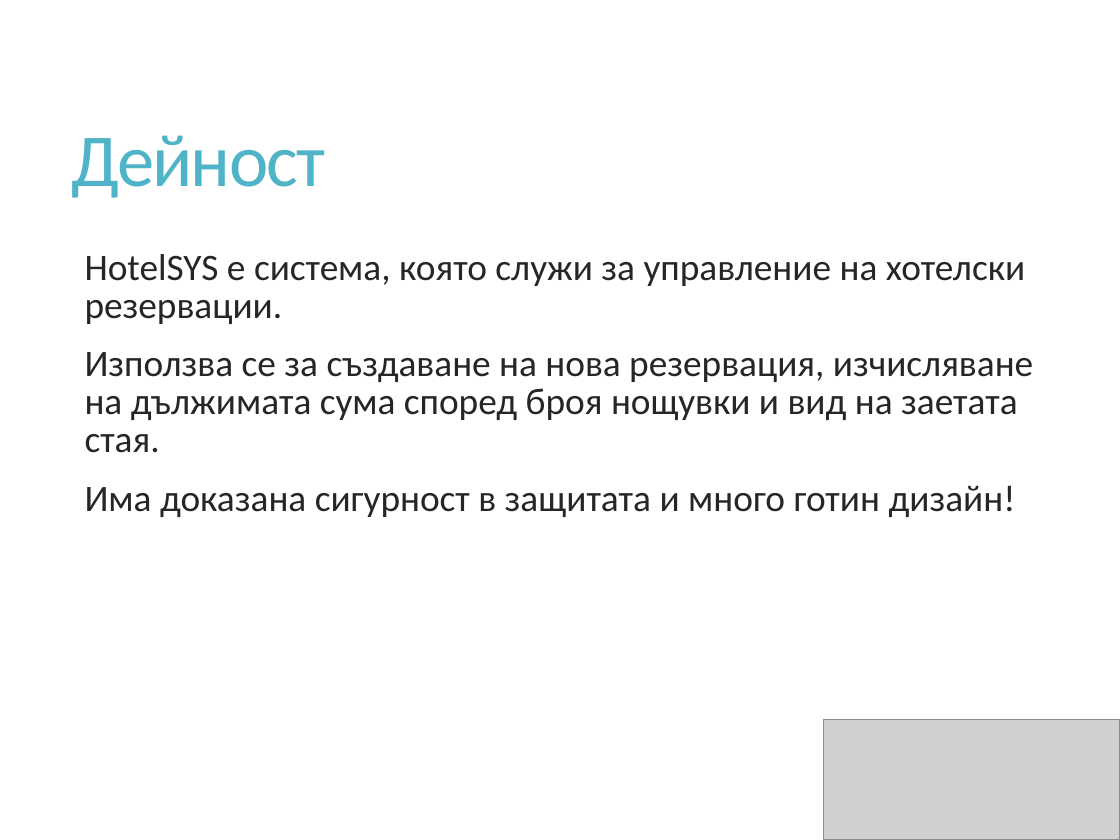
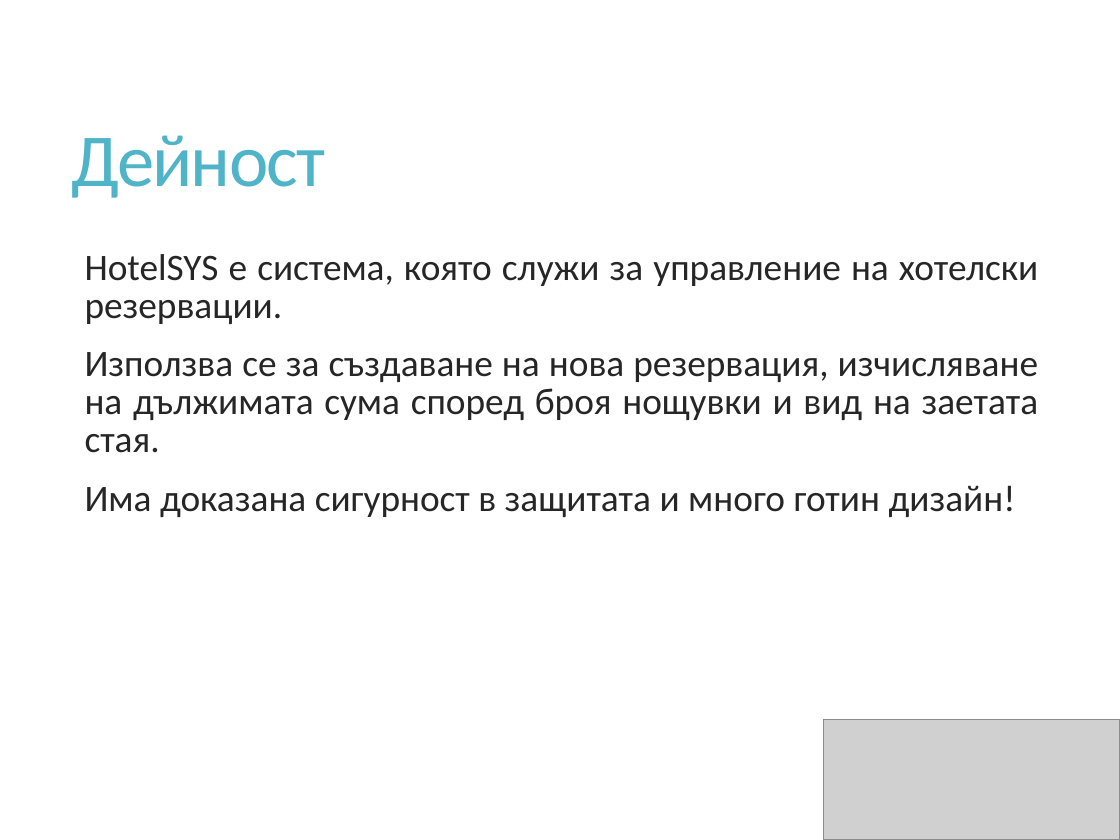
Before and after one commit to zyppyvids/HotelSys, a slide deck: slide 3 of Presentation/HotelSys.pptx. Drawn at 1120x840 pixels with LibreOffice and Linux fonts; fonts in the diff are those of the drawing; grey boxes stand for pictures. Boxes give left, top, right and bottom in pixels: in the first picture for what was removed or moved away, otherwise in the second. Text is boxed around its words. In the diff, an @@ line names an element or a change of style, - is before the commit and + after.

```diff
--- a/Presentation/HotelSys.pptx
+++ b/Presentation/HotelSys.pptx
@@ text "HotelSYS е система, която служи ..." at (85, 254, 1039, 517): alignment left to justified @@
```
Also in this commit, not shown: 3 other slides changed, 2 slides added, 5 other files.
